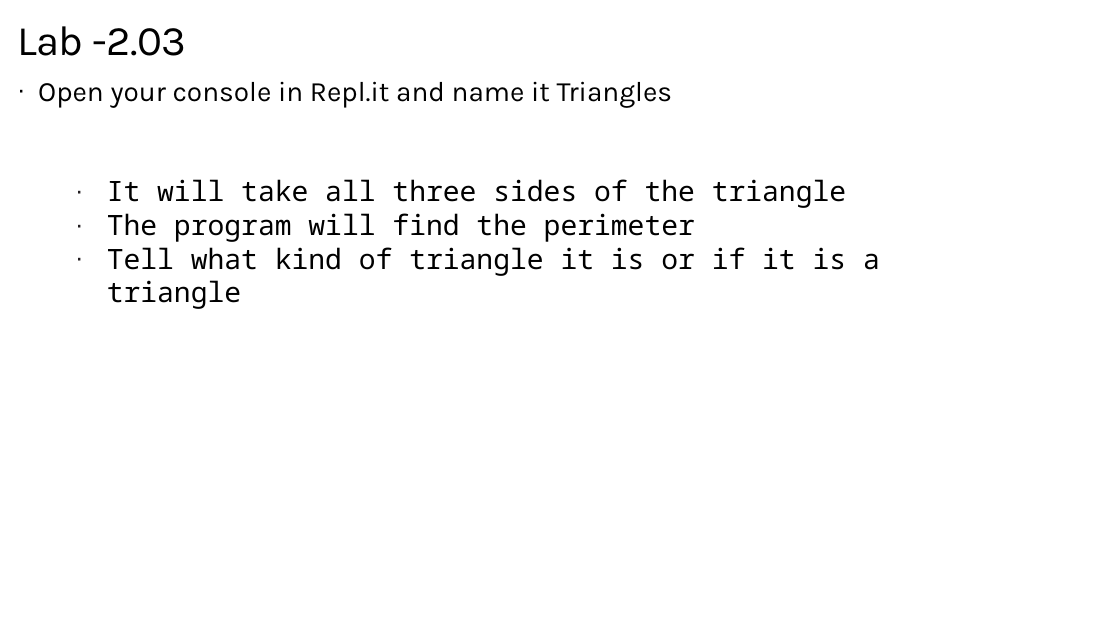
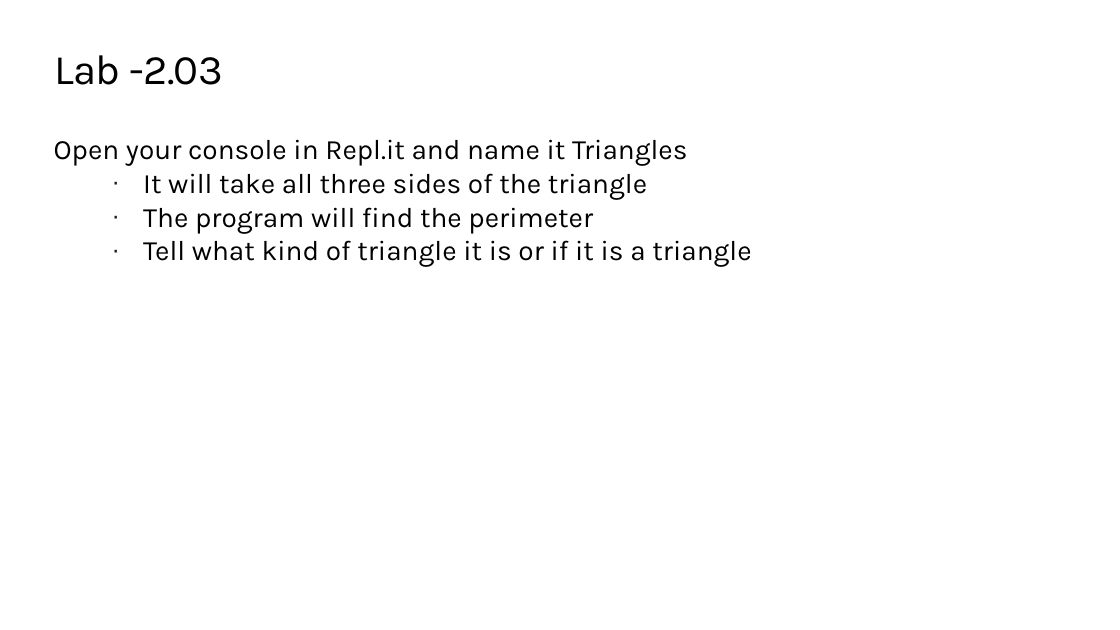
Before and after one commit to TEALSK12/2nd-semester-introduction-to-computer-science, a slide deck: slide 9 of docs/units/2_unit/slidedecks/Intro Python 2.03 TEALS.pptx. Drawn at 1120x630 pixels with LibreOffice and Linux fonts; fonts in the diff are those of the drawing; background and template pictures are left out. Boxes give left, top, right and bottom in pixels: in the first picture for what was removed or moved away, otherwise in the second. Text is boxed around its words. In the diff, an @@ line names an element or a change of style, - is before the commit and + after.

```diff
--- a/docs/units/2_unit/slidedecks/Intro Python 2.03 TEALS.pptx
+++ b/docs/units/2_unit/slidedecks/Intro Python 2.03 TEALS.pptx
@@ title "Lab -2.03": place and size @@
-title "Lab -2.03" at (17,26,186,56)
+title "Lab -2.03" at (54,55,223,85)
@@ text "Open your console in Repl.it ...": place and size @@
-text "Open your console in Repl.it ..." at (38,81,880,309)
+text "Open your console in Repl.it ..." at (54,139,751,267)
@@ text "Open your console in Repl.it ..." at (54,139,751,267): font Noto Sans Mono to Karla in "It will take all three sides of ...", "The program will find the perimeter", "Tell what kind of triangle it is ..."; bullet · to none @@
```
Also in this commit, not shown: 5 other slides changed, 17 other files.
